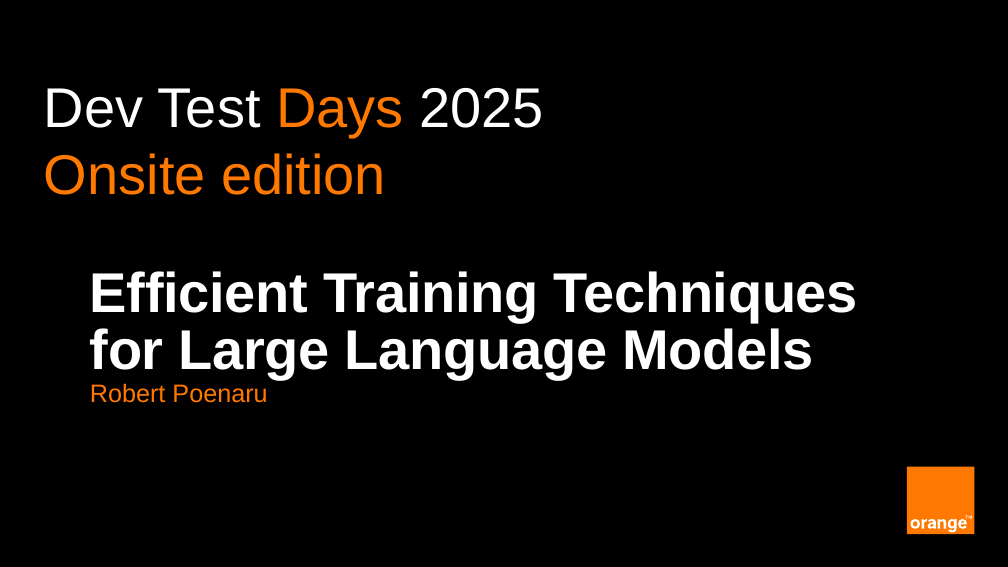
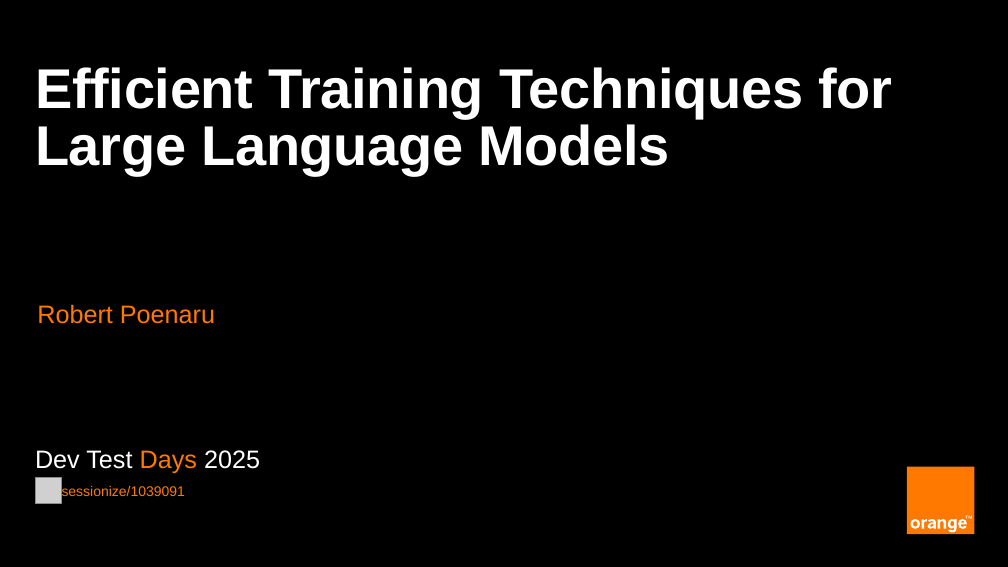
Before and after one commit to basavyr/peft-training, a slide deck: slide 1 of presentation/LORA-RPoenaru.pptx. Drawn at 1008x567 pixels with LibreOffice and Linux fonts; fonts in the diff are those of the drawing; grey boxes stand for pictures. Boxes give left, top, right and bottom in pixels: in the first picture for what was removed or moved away, otherwise in the second. Text is boxed around its words. In the diff, an @@ line names an element or a change of style, - is before the commit and + after.

```diff
--- a/presentation/LORA-RPoenaru.pptx
+++ b/presentation/LORA-RPoenaru.pptx
@@ title "Efficient Training Techniques for Large ..." rewrapped from [90,271,858,379] to [35,67,892,175] @@
@@ text at [44,153,386,195]: paragraph removed @@
-Onsite edition
@@ text "Robert Poenaru": place and size @@
-text "Robert Poenaru" at [90,383,267,403]
+text "Robert Poenaru" at [37,304,215,324]
@@ text "Dev Test Days 2025": place and size @@
-text "Dev Test Days 2025" at [44,88,544,195]
+text "Dev Test Days 2025" at [35,450,260,474]
@@ text "Dev Test Days 2025" at [35,450,260,474]: size 40 to 18 pt @@
@@ picture added at [35,478,61,504] @@
@@ text added at [62,486,185,496], 10 pt, text #FF7900 @@
+sessionize/1039091
```
Also in this commit, not shown: 5 other slides changed, 1 slide added.
